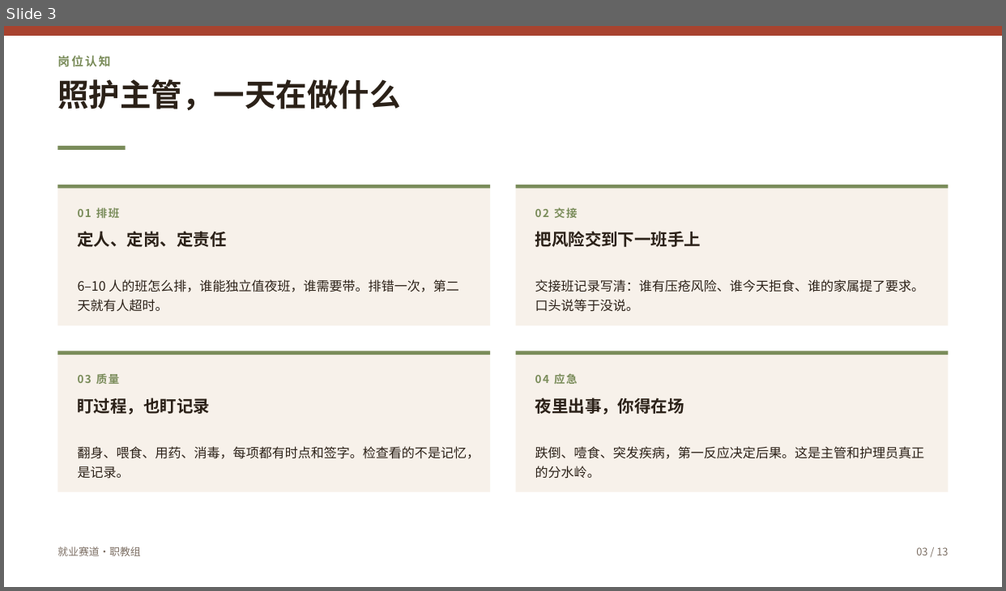
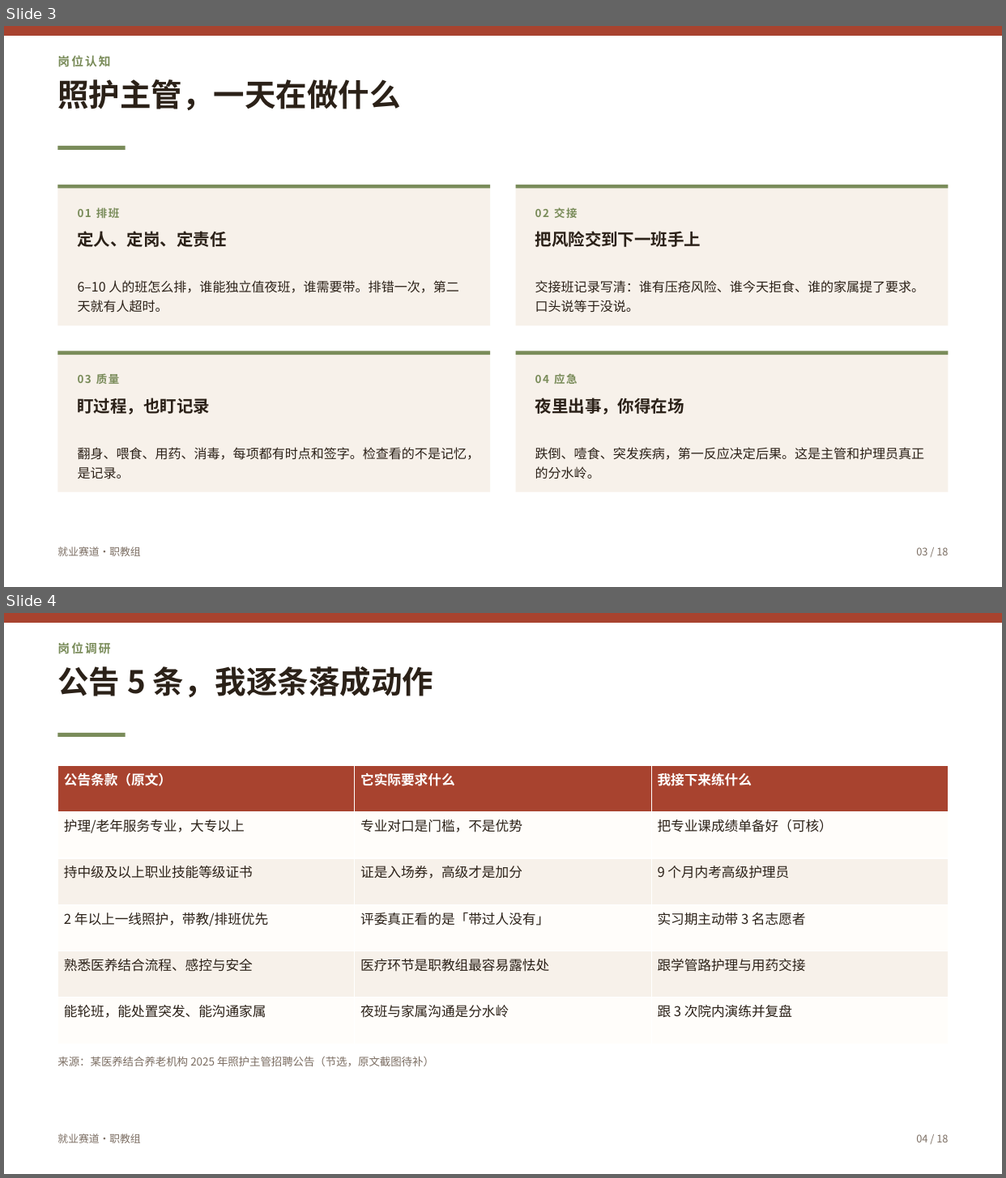
Before and after one commit to John-20260101/zgs-ppt, a slide deck: examples/case-wang/王某某-求职综合展示.pptx. Shown one above the other, each under a label of ours: slide 3 before the commit, slides 3 and 4 after it. The pictures are 1006x591 and 1006x1178 pixels, drawn with LibreOffice and Linux fonts; fonts in the diff are those of the drawing. Boxes give left, top, right and bottom in pixels: in the first picture for what was removed or moved away, otherwise in the second. Text is boxed around its words. In the diff, an @@ line names an element or a change of style, - is before the commit and + after.

```diff
--- a/examples/case-wang/王某某-求职综合展示.pptx
+++ b/examples/case-wang/王某某-求职综合展示.pptx
@@ slide 4 added at (x1=4, y1=613, x2=1002, y2=1174), background #FFFFFF @@
@@ rectangle added at (x1=4, y1=613, x2=1002, y2=623), fill #A8432F @@
@@ text added at (x1=57, y1=642, x2=110, y2=654), 11.5 pt, text #7A8C5A, bold @@
+岗位调研
@@ text added at (x1=57, y1=666, x2=433, y2=697), 30 pt, text #2B2118, bold @@
+公告 5 条，我逐条落成动作
@@ rectangle added at (x1=58, y1=733, x2=126, y2=737), fill #7A8C5A @@
@@ table added at (x1=58, y1=766, x2=948, y2=1044), 6 rows, 3 columns @@
+公告条款（原文） | 它实际要求什么 | 我接下来练什么
+护理/老年服务专业，大专以上 | 专业对口是门槛，不是优势 | 把专业课成绩单备好（可核）
+持中级及以上职业技能等级证书 | 证是入场券，高级才是加分 | 9 个月内考高级护理员
+2 年以上一线照护，带教/排班优先 | 评委真正看的是「带过人没有」 | 实习期主动带 3 名志愿者
+熟悉医养结合流程、感控与安全 | 医疗环节是职教组最容易露怯处 | 跟学管路护理与用药交接
+能轮班，能处置突发、能沟通家属 | 夜班与家属沟通是分水岭 | 跟 3 次院内演练并复盘
@@ text added at (x1=57, y1=1056, x2=434, y2=1067), 10.5 pt, text #7C6E63 @@
+来源：某医养结合养老机构 2025 年照护主管招聘公告（节选，原文截图待补）
@@ text added at (x1=57, y1=1134, x2=140, y2=1144), 10 pt, text #7C6E63 @@
+就业赛道·职教组
@@ text added at (x1=916, y1=1135, x2=948, y2=1143), 10 pt, text #7C6E63 @@
+04 / 18
@@ slide 3 changed as well @@
@@ text at (x1=916, y1=548, x2=948, y2=556): text changed @@
-03 / 13
+03 / 18
```
Also in this commit, not shown: 12 other slides changed, 4 other slides added, 31 other files.
